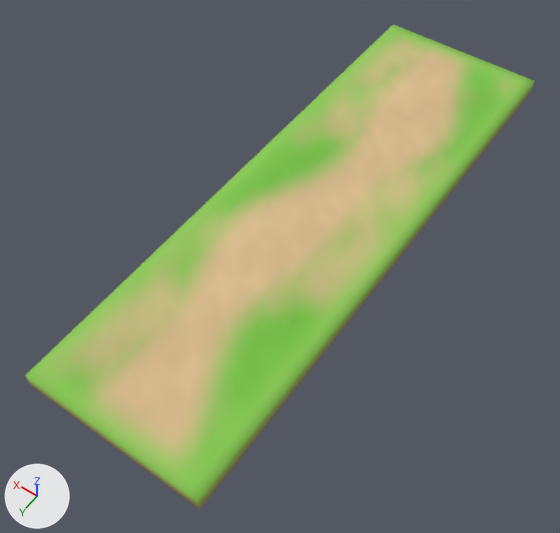
An edit to the glTF model game/assets/models/environment/ground_tile_path.glb, drawn before and after from the same camera.
Rendered twice from a 50 mm lens placed at (-5.83, 9.59, 12.2), pointed at (0.11, 1.28, -0.86). Lighting does not change. The marker at lower left points along +X, +Y and +Z. The older version comes first. Where no turn or scale is listed for an object, it has been applied to the vertices. Vertices at exactly the same position are counted once.

Objects in the first picture: 'Ground_Tile_Path_Surface'.
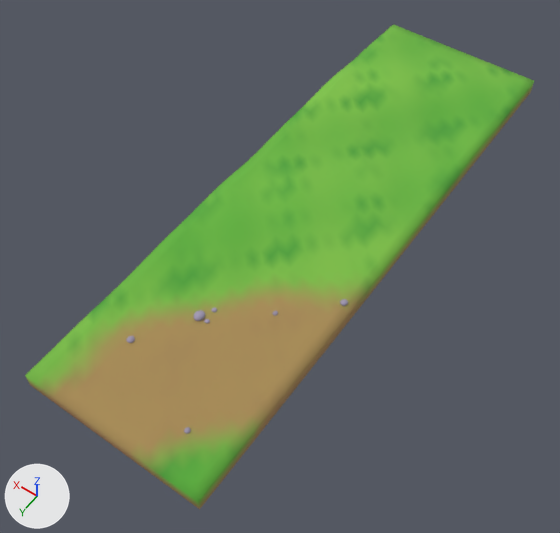
Edits to the bpy script that builds the scene:
```text
Add mat_mat_env_rock:
    mat_mat_env_rock = bpy.data.materials.new('mat_env_rock')
    # nodes: BsdfPrincipled, Mix, OutputMaterial, VertexColor
    # colours: grey #a9a3b8, mixed with the vertex colours
Change me_ground_tile_path_surface:
    used by ob_ground_tile_path_surface; location = (0.0, 0.0, 0.0)
    remove me_ground_tile_path_surface.from_pydata(...)  # 1037 vertices, 1936 faces; spans x -2.0..2.0, y -6.5..6.5, z -0.35..0.0
    add me_ground_tile_path_surface.from_pydata(...)  # 1037 vertices, 1936 faces; spans x -2.0..2.0, y -6.5..6.5, z -0.35..0.16
    me_ground_tile_path_surface part 1: 756 faces centred in x -2.0..2.0, y -6.5..6.5, z -0.12..0.0 are repainted in the vertex colours; the middle colour goes from green #8ec757 to green #6bb541
    me_ground_tile_path_surface part 2: 766 faces centred in x -1.42..1.42, y -6.08..6.08, z -0.02..0.0 are repainted in the vertex colours; the middle colour goes from beige #d5bd8a to green #70b543
    me_ground_tile_path_surface part 3: 414 faces centred in x -2.0..2.0, y -6.5..6.5, z -0.23..0.0 are repainted in the vertex colours; the middle colour goes from green #8bc455 to brown #a88d56
    edits to the shape of me_ground_tile_path_surface do not show in these pictures
Add me_ground_tile_path_pebbles:
    me_ground_tile_path_pebbles.from_pydata(...)  # 238 vertices, 448 faces; spans x -1.88..1.04, y 1.75..5.7, z -0.03..0.09
    me_ground_tile_path_pebbles.materials.append(mat_mat_env_rock)
Add ob_ground_tile_path_pebbles:
    ob_ground_tile_path_pebbles = bpy.data.objects.new('Ground_Tile_Path_Pebbles', me_ground_tile_path_pebbles)
    ob_ground_tile_path_pebbles.location = (0.0, 0.0, 0.0)
```

Location of each change, (x1, y1, x2, y2) in pixels of the pictures (560 x 533 px):
'Ground_Tile_Path_Pebbles', added
    after: (126, 299, 348, 434)
part 1 of me_ground_tile_path_surface, recoloured
    both: (25, 24, 534, 507)
part 2 of me_ground_tile_path_surface, recoloured
    both: (85, 41, 464, 455)
part 3 of me_ground_tile_path_surface, recoloured
    both: (31, 83, 534, 507)
